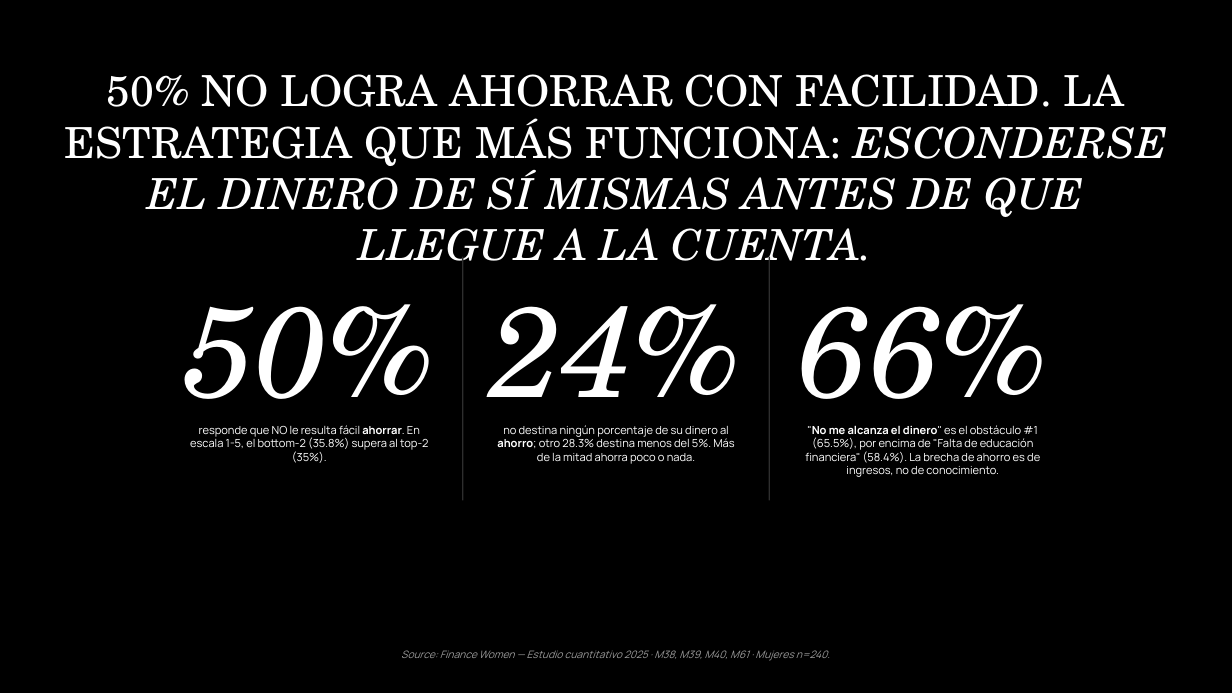
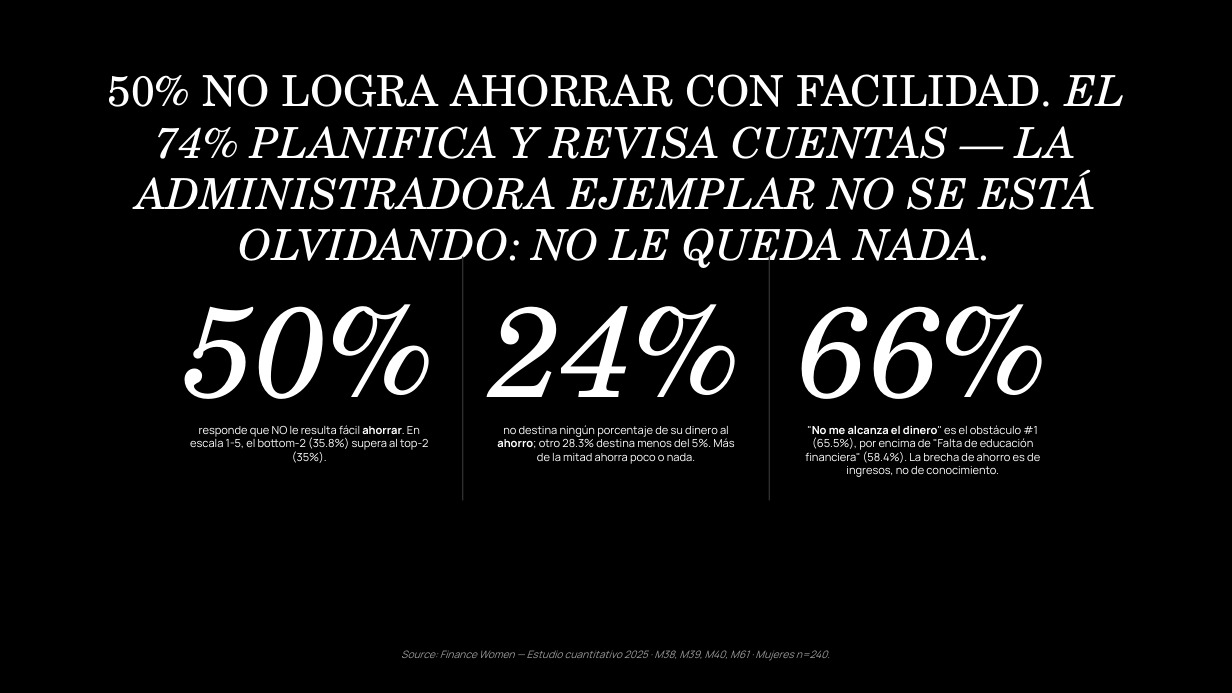
Before and after one commit to jeremyninja/c-digocasa-cerebro, a slide deck: slide 29 of Agentes Hallazgos/mujer-v3-deck-flat.pptx. Drawn at 1232x693 pixels with LibreOffice and Linux fonts; fonts in the diff are those of the drawing. Boxes give left, top, right and bottom in pixels: in the first picture for what was removed or moved away, otherwise in the second. Text is boxed around its words. In the diff, an @@ line names an element or a change of style, - is before the commit and + after.

```diff
--- a/Agentes Hallazgos/mujer-v3-deck-flat.pptx
+++ b/Agentes Hallazgos/mujer-v3-deck-flat.pptx
@@ text at (107, 74, 1124, 273): text changed; italic on @@
-50% NO LOGRA AHORRAR CON FACILIDAD. LA ESTRATEGIA QUE MÁS FUNCIONA: ESCONDERSE EL DINERO DE SÍ MISMAS ANTES DE QUE LLEGUE A LA CUENTA.
+50% NO LOGRA AHORRAR CON FACILIDAD. EL 74% PLANIFICA Y REVISA CUENTAS — LA ADMINISTRADORA EJEMPLAR NO SE ESTÁ OLVIDANDO: NO LE QUEDA NADA.
```
Also in this commit, not shown: 8 other slides changed, 1 other file.
